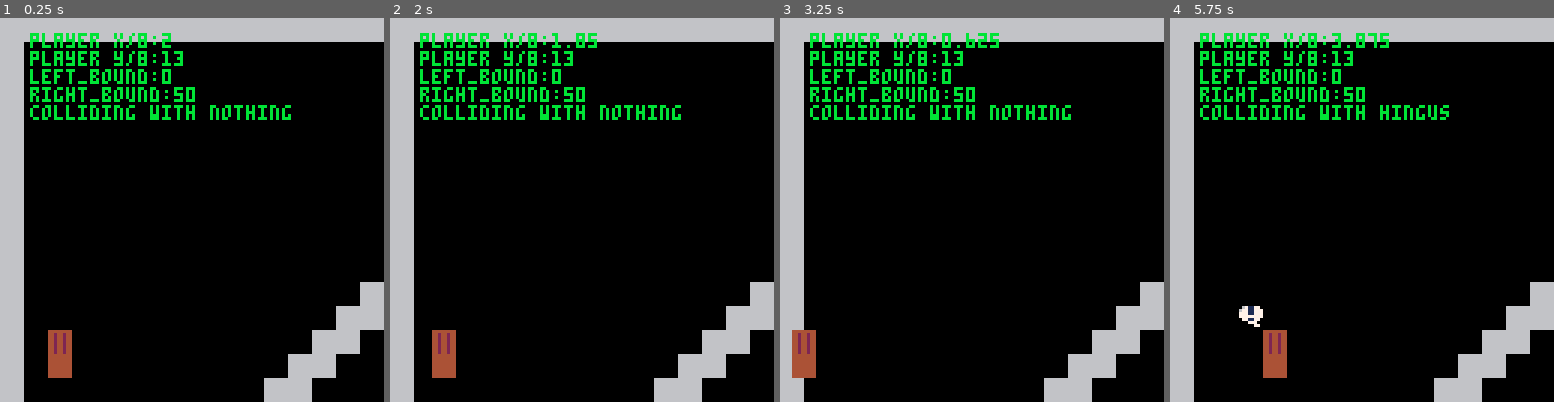
Above: before the commit, frames 1-4 (left to right).
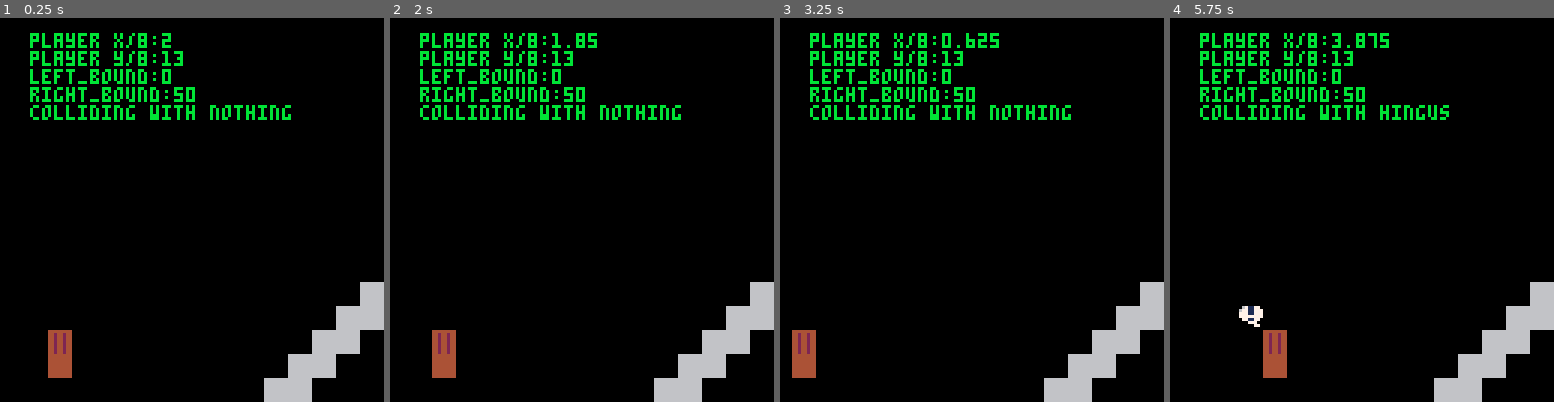
Above: after the commit, the same moments.

Repository: DiegoArmando/gbgj-08-22
Game: PICO-8 cartridge gbgj_8_22.p8
Two runs of this game, one before a commit and one after it. Both use one fixed random seed, a clock stepped at 60 frames per second and the inputs below.
Inputs:
- Up to frame 1 (0.25 s): no input
- Up to frame 2 (2 s): tap O (Z key) at 0.33, 0.7, 1.43 s; tap X (X key) at 1.07 s; hold Left from 1.97 s (still down)
- Up to frame 3 (3.25 s): tap X (X key) every 0.33 s from 2.07 to 3.07 s; tap O (Z key) at 2.22, 3.1 s; release Left at 2.37 s; hold Down 2.42-2.82 s; hold Right from 2.87 s (still down)
- Up to frame 4 (5.75 s): tap X (X key) every 0.33 s from 3.4 to 5.73 s; release Right at 3.53 s; hold Up 3.58-4.08 s; tap O (Z key) at 3.98, 4.87 s; hold Right 4.13-4.53 s; hold Down 4.58-5.08 s; hold Left from 5.13 s (still down)

The runs differ from the first frame. In frame 1, 12% of the frame differs, in the area x 0-100%, y 0-100%; in frame 2, 12%; in frame 3, 11%; in frame 4, 12%.

Commit message:
Background changes

Diff:
--- a/gbgj_8_22.p8
+++ b/gbgj_8_22.p8
@@ -238,40 +238,40 @@
 444444441111111122222222333333335555555566666666777777778888888899999999aaaaaaaabbbbbbbbccccccccddddddddeeeeeeeeffffffff00000000
 444444441111111122222222333333335555555566666666777777778888888899999999aaaaaaaabbbbbbbbccccccccddddddddeeeeeeeeffffffff00000000
 26262626262626262610b5b5b5b5b5b5b5b5b5b5b5b5b5b5b5b5b5b5b5b5b5b5b5b5b5b5b5b5b5b5b5b5b5b5b5b5b5b5b5b5b110101010545454545454545454
-54545454545454545454545454545454545454545454545454545454545454545454545454545454545454545454545454545454545454542626262626262626
+54545454545454545454545454545454545454541054545454545454545454545454545454545454545454545454545454545454545454542626262626262626
 __gff__
 0000010000000000000000000000000000000000000000000000000000000000000000000000000000000000000000000000000000000000000000000000000000000000000000000000000000000000000000000000000000000000000000000000000000000000000000000000000000000000000000000000000000000000
 0000000000000000000000000000000000000000000000000000000000000000000000000000000000000000000000000000000000000000000000000000000000000000000000000000000000000000000000000000000000000000000000000000000000000000000000000000000000000000000000000000000000000000
 __map__
-4545454545454545454545454545454545454545454545000000000000000000000000000045454545010145454501010101010101010101010101010101010101010101014545454545454545454545454545010101010145000000000000000000000000000000000000000000000000000000000000000000000000000000
-010000000000000000000000000000000000000000000000000000000000000000000001010100000000000000000000000000000000000000000000000000000000000000000000000000000000001d000000000000000101010100000000000000000000000000000000000000000000000000000000000000000000000000
-010000000000000000000000000000000000000000000000000000000000000101010101000000000000000000000000000000000000000000000000000000000000000000000000000000000000001d000000000000000000000101010000000000000000000000000000000000000000000000000000000000000000000000
-0100000000000000000000000000000000000000000000000000000001010101000000000000000000000000000000000000000000000000001d0000000000000000000000000000000000000000001d000000000000000000000000010101000000000000000000000000000000000000000000000000000000000000000000
-0100000000000000000000000000000000000000000000000000010101000000000000000000000000000000000000000000000000000000001d0000000000000000000000000000000000000000001d000000000000000000000000000001010101000000000000000000000000000000000000000000000000000000000000
-0100000000000000000000000000000000000000000000010101010000000000000000000000000000000000000000000000000000000000001d0000000000000000000000000000000000000000001d000000000000000000000000000000000001010000000000000000000000000000000000000000000000000000000000
-0100000000000000000000000000000000000000000101010000000000000000000000000000000000000000000000000000000000000000001d0000000000000000000000000000000000000000001d000000000000000000000000000000000000010100000000000000000000000000000000000000000000000000000000
-0100000000000000000000000000000000000000010100000000000000000000000000000000000000000000000000000000000000000000001d0000000000000000000000000000000000000000001d000000000000000000000000000000000000000001010100000000000000000000000000000000000000000000000000
-0100000000000000000000000000000000000101000000000000000000000000000000000000000000000000000000000000000000000000001d0000000000000000000000000000000000000000001d000000000000000000000000000000000000000000000101000000000000000000000000000000000000000000000000
-0100000000000000000000000000000000010100000000000000000000000000000000000000000000000000000000000000000000000000001d1a1a1a0000000000000000000000000000000000001d000000000000000000000000000000000000000000000000010100000000000000000000000000000000000000000000
-0100000000000000000000000000000001010000000000000000000000000000000000000000000000000000000000000000000000000000001d1a001a0000000000000000000000000000000000001d000000000000000000000000000000000000000000000000000001010000000000000000000000000000000000000000
-0100000000000000000000000000000101000000000000000000000000000000000000000000000000000000000000000000000000000000001d1a001a0000000000000000000000000000000000001d000000000000000000000000000000000000000000000000000000010101000000000000000000000000000000000000
-0100000000000000000000000000010100000000000000000000000000000000000000000000000000000000000000000000000000000000001d1a001a0000000000000000000000000000000000001d000000000000000000000000000000000000000000000000000000000001010000000000000000000000000000000000
-0100000000000000000000000001010000000000000000000000000000000000000000000000000000000000000000000000000000000000001d1a001a0000000000000000000000000000000000001d000000000000000000000000000000000000000000000000000000000000000101000000000000000000000000000000
-0100000000000000000000000101000000000000000000000000000000000000000000000000000000000000000000000000000000000000001d1a1a1a0000000000000000000000000000000000001d000000000000000000000000000000000000000000000000000000000000000000010100000000000000000000000000
-0100000000000000000000010100000000000000000000000000000000000000000000000000000000000000000000000000000000000000001d1d1d1d1d1d1d1d1d1d1d1d1d1d1d1d1d1d1d1d1d1d1d000000000000000000000000000000000000000000000000000000000000000000000101000000000000000000000000
-0100000000000000000001010000000000000000000000000000000000000000000000000000000000000000000000000000000000000000000000000000000000000000000000000000000000000000000000000000000000000000000000000000000000000000000000000000000000000001010000000000000000000000
-0100000000000000000101000000000000000000000000000000000000000000000000000000000000000000000000000000000000000000000000000000000000000000000000000000000000000000000000000000000000000000000000000000000000000000000000000000000000000000010100000000000000000000
-0000000000000000000100000000000000000000000000000000001b00000000000000000000000000000000000000000000000000000000000000000000000000000000000000000000000000000000000000000000000000000000000000000000000000000000000000000000000000000000000101000000000000000000
-0000000000000000000100000000000000000000000000000000001b000000000000000000000000000000000000000000001b0000000000000000000000000000000000000000000000000000000000000000000000000000000000000000000000000000000000000000000000000000000000000001010000000000000000
-0000000000000000000100000000000000000000000000000000001b000000000000000000000000000000000000000000001b0000000000000000000000000000000000000000000000000000000000000000000000000000000000000000000000000000000000000000000000000000000000000000450000000000000000
-0000000000000000000100000000000000000000000000000000001b000000000000000000000000000000000000000000001b0000000000000000000000000000000000000000000000000000000000000000000000000000000000000000000000000000000000000000000000000000000000000000450000000000000000
-0000000000000000000100000000000000000000000000000000001b000000000000000000000000000000000000000000001b0000000000000000000000000000000000000000000000000000000000000000000000000000000000000000000000000000000000000000000000000000000000000000450000000000000000
-0000000000000000000100000000000000000000000000000000001b000000000000000000000000000000000000000000001b0000000000000000000000000000000000000000000000000000000000000000000000000000000000000000000000000000000000000000000000000000000000000000450000000000000000
-0000000000000000000100000000000000000000000000000000001b000000000000000000000000000000000000000000001b0000000000000000000000000000000000000000000000000000000000000000000000000000000000000000000000000000000000000000000000000000000000000000450000000000000000
-0000000000000000000100000000000000000000000000000000001b010101010101010101000000000000000000000000001b0000000000000000000000000000000000000000000000000000000000000000000000000000000000000000000000000000000000000000000000000000000000000000450000000000000000
-0000000000000000000100000000000000000000000000000000001b1a1a1a404040404040404040404040404040401a1a1a1b0000000000000000000000000000000000000000000000000000000000000000000000000000000000000000000000000000000000000000000000000000000000000000450000000000000000
-0000000000000000000100000000000000000000000000000000001b1a001a404040414240404040404041424040401a001a1b0000000000000000000000000000000000000000000000000000000000000000000000000000000000000000000000000000000000000000000000000000000000000000450000000000000000
-0000000000000000000100000000000000000000000000000000001b1a001a404040515240404040404051524040401a001a1b0000000000000000000000000000000000000000000000000000000000000000000000000000000000000000000000000000000000000000000000000000000000000000450000000000000000
-0000000000000000000100000000000000000000000000000000001b1a001a404040404040404040404040404040401a001a1b0000000000000000000000000000000000000000000000000000000000000000000000000000000000000000000000000000000000000000000000000000000000000000450000000000000000
-0000000000000000000100000000000000000000000000000000001b1a001a404040404040404040404040404040401a001a1b0000000000000000000000000000000000000000000000000000000000000000000000000000000000000000000000000000000000000000000000000000000000000000450000000000000000
-0000000000000000000100000000000000000000000000000000001b1a1a1a404040404040404040404040404040401a1a1a1b0000000000000000000000000000000000000000000000000000000000000000000000000000000000000000000000000000000000000000000000000000000000000000450000000000000000
+0000000000000000000000000000000000000000000000000000000000000000000000000045454545010145454501010101010101010101010101010101010101010101014545454545454545454545454545010101010145000000000000000000000000000000000000000000000000000000000000000000000000000000
+000000000000000000000000000000000000000000000000000000000000000000000001010100000000000000000000000000000000000000000000000000000001000000000000000000000000001d000000000000000101010100000000000000000000000000000000000000000000000000000000000000000000000000
+000000000000000000000000000000000000000000000000000000000000000101010101000000000000000000000000000000000000000000000000000000000001000000000000000000000000001d000000000000000000000101010000000000000000000000000000000000000000000000000000000000000000000000
+0000000000000000000000000000000000000000000000000000000001010101000000000000000000000000000000000000000000000000001d0000000000000001000000000000000000000000001d000000000000000000000000010101000000000000000000000000000000000000000000000000000000000000000000
+0000000000000000000000000000000000000000000000000000010101000000000000000000000000000000000000000000000000000000001d0000000000000001000000000000000000000000001d000000000000000000000000000001010101000000000000000000000000000000000000000000000000000000000000
+0000000000000000000000000000000000000000000000010101010000000000000000000000000000000000000000000000000000000000001d0000000000000001000000000000000000000000001d000000000000000000000000000000000001010000000000000000000000000000000000000000000000000000000000
+0000000000000000000000000000000000000000000101010000000000000000000000000000000000000000000000000000000000000000001d0000000000000001000000000000000000000000001d000000000000000000000000000000000000010100000000000000000000000000000000000000000000000000000000
+0000000000000000000000000000000000000000010100000000000000000000000000000000000000000000000000000000000000000000001d0000000000000001000000000000000000000000001d000000000000000000000000000000000000000001010100000000000000000000000000000000000000000000000000
+0000000000000000000000000000000000000101000000000000000000000000000000000000000000000000000000000000000000000000001d0000000000000001000000000000000000000000001d000000000000000000000000000000000000000000000101000000000000000000000000000000000000000000000000
+0000000000000000000000000000000000010100000000000000000000000000000000000000000000000000000000000000000000000000001d1a1a1a0000000001000000000000000000000000001d000000000000000000000000000000000000000000000000010100000000000000000000000000000000000000000000
+0000000000000000000000000000000001010000000000000000000000000000000000000000000000000000000000000000000000000000001d1a001a0000000001000000000000000000000000001d000000000000000000000000000000000000000000000000000001010000000000000000000000000000000000000000
+0000000000000000000000000000000101000000000000000000000000000000000000000000000000000000000000000000000000000000001d1a001a0000000001000000000000000000000000001d000000000000000000000000000000000000000000000000000000010101000000000000000000000000000000000000
+0000000000000000000000000000010100000000000000000000000000000000000000000000000000000000000000000000000000000000001d1a001a0000000001000000000000000000000000001d000000000000000000000000000000000000000000000000000000000001010000000000000000000000000000000000
+0000000000000000000000000001010000000000000000000000000000000000000000000000000000000000000000000000000000000000001d1a001a0000000001000000000000000000000000001d000000000000000000000000000000000000000000000000000000000000000101000000000000000000000000000000
+0000000000000000000000000101000000000000000000000000000000000000000000000000000000000000000000000000000000000000001d1a1a1a0000000001000000000000000000000000001d000000000000000000000000000000000000000000000000000000000000000000010100000000000000000000000000
+0000000000000000000000010100000000000000000000000000000000000000000000000000000000000000000000000000000000000000001d1d1d1d1d1d1d1d011d1d1d1d1d1d1d1d1d1d1d1d1d1d000000000000000000000000000000000000000000000000000000000000000000000101000000000000000000000000
+0000000000000000000001010000000000000000000000000000000000000000000000000000000000000000000000000000000000000000000000000000000000010000000000000000000000000000000000000000000000000000000000000000000000000000000000000000000000000001010000000000000000000000
+0000000000000000000101010101010101010101010101010101010101010101010101010101010101010101010101010101010101010101010101010101010101010101010101010101010101010101010101010101010101010101010101010101010101010101010101010101010101010101010100000000000000000000
+000000000000000000010000000000000000000000000000000000000000000000000000000000000000000000000001000000000000000000000000000000000000000000000000000000000000000000000000014c4c4c4c4c4c4c4c4c4c4c4c4c4c4c4c4c4c4c4c4c4c4c4c4c4c4c4c4c4c4c4c0101000000000000000000
+000000000000000000010000000000000000000000000000000000000000000000000000000000000000000000000001000000000000000000000000000000000000000000000000000000000000000000000000014c4c4c4c4c4c4c4c4c4c4c4c4c4c4c4c4c4c4c4c4c4c4c4c4c4c4c4c4c4c4c4c4c01010000000000000000
+000000000000000000010000000000000000000000000000000000000000000000000000000000000000000000000001000000000000000000000000000000000000000000000000000000000000000000000000014c4c4c4c4c4c4c4c4c4c4c4c4c4c4c4c4c4c4c4c4c4c4c4c4c4c4c4c4c4c4c4c4c4c450000000000000000
+000000000000000000010000000000000000000000000000000000000000000000000000000000000000000000000001000000000000000000000000000000000000000000000000000000000000000000000000014c4c4c4c4c4c4c4c4c4c4c4c4c4c4c4c4c4c4c4c4c4c4c4c4c4c4c4c4c4c4c4c4c4c450000000000000000
+000000000000000000010000000000000000000000000000000000000000000000000000000000000000000000000001000000000000000000000000000000000000000000000000000000000000000000000000014c4c4c4c4c4c4c4c4c4c4c4c4c4c4c4c4c4c4c4c4c4c4c4c4c4c4c4c4c4c4c4c4c4c450000000000000000
+000000000000000000010000000000000000000000000000000000000000000000000000000000000000000000000001000000000000000000000000000000000000000000000000000000000000000000000000014c4c4c4c4c4c4c4c4c4c4c4c4c4c4c4c4c4c4c4c4c4c4c4c4c4c4c4c4c4c4c4c4c4c450000000000000000
+000000000000000000010000000000000000000000000000000000000000000000000000000000000000000000000001000000000000000000000000000000000000000000000000000000000000000000000000014c4c4c4c4c4c4c4c4c4c4c4c4c4c4c4c4c4c4c4c4c4c4c4c4c4c4c4c4c4c4c4c4c4c450000000000000000
+000000000000000000010000000000000000000000000000000000000000000000000000000000000000000000000001000000000000000000000000000000000000000000000000000000000000000000000000014c4c4c4c4c4c4c4c4c4c4c4c4c4c4c4c4c4c4c4c4c4c4c4c4c4c4c4c4c4c4c4c4c4c450000000000000000
+000000000000000000014040404040404040404040404040404040404040404040404040404040404040404040404001404000000000000000000000000000000000000000000000000000000000000000000000014c4c4c4c4c41424c4c4c4c4c4c41424c4c4c4c4c4c41424c4c4c4c4c4c41424c4c4c450000000000000000
+000000000000000000014040404040404142404040404040404142404040404040404142404040404040414240404001404000000000000000000000000000000000000000000000000000000000000000000000014c4c4c4c4c51524c4c4c4c4c4c51524c4c4c4c4c4c51524c4c4c4c4c4c51524c4c4c450000000000000000
+000000000000000000014040404040405152404040404040405152404040404040405152404040404040515240404001404000000000000000000000000000000000000000000000000000000000000000000000014c4c4c4c4c4c4c4c4c4c4c4c4c4c4c4c4c4c4c4c4c4c4c4c4c4c4c4c4c4c4c4c4c4c450000000000000000
+000000000000000000014040404040404040404040404040404040404040404040404040404040404040404040404001404000000000000000000000000000000000000000000000000000000000000000000000014c4c4c4c4c4c4c4c4c4c4c4c4c4c4c4c4c4c4c4c4c4c4c4c4c4c4c4c4c4c4c4c4c4c450000000000000000
+000000000000000000014040404040404040404040404040404040404040404040404040404040404040404040404001404000000000000000000000000000000000000000000000000000000000000000000000014c4c4c4c4c4c4c4c4c4c4c4c4c4c4c4c4c4c4c4c4c4c4c4c4c4c4c4c4c4c4c4c4c4c450000000000000000
+000000000000000000014040404040404040404040404040404040404040404040404040404040404040404040404001404000000000000000000000000000000000000000000000000000000000000000000000014c4c4c4c4c4c4c4c4c4c4c4c4c4c4c4c4c4c4c4c4c4c4c4c4c4c4c4c4c4c4c4c4c4c450000000000000000
